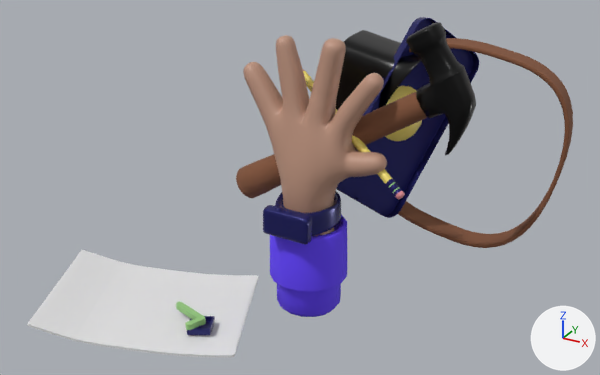
Renders of the glTF model frontend/static/assets/gameModels/webexperience.gltf from each side of a commit.
The view is the same before and after, from a 50 mm lens placed at (5.39, -10.06, 6.37), pointed at (-0.26, 0.22, 1.23). The lights are fixed; the arrows at lower right show +X, +Y and +Z. Where no turn or scale is listed for an object, it has been applied to the vertices.

Before the edit, the objects in view are built like this:
```python
ob_cuffs = bpy.data.objects.new('cuffs', me_cube_007)
ob_cuffs.location = (0.0, 0.0, 0.0)
ob_emoji = bpy.data.objects.new('Emoji', me_sphere_001)
ob_emoji.location = (0.0, 0.0, 0.0)
ob_hammer = bpy.data.objects.new('Hammer', me_cylinder_002)
ob_hammer.location = (0.0, 0.0, 0.0)
ob_hand = bpy.data.objects.new('hand', me_cube_002)
ob_hand.location = (0.0, 0.0, 0.0)
ob_iphone_13 = bpy.data.objects.new('iphone 13', me_cube_006)
ob_iphone_13.location = (0.0, 0.0, 0.0)
ob_paper = bpy.data.objects.new('paper', me_plane)
ob_paper.location = (-2.16, -0.85, -0.94)
ob_pencil = bpy.data.objects.new('pencil', me_cylinder_003)
ob_pencil.location = (0.0, 0.0, 0.0)
ob_vr_headsest = bpy.data.objects.new('vr headsest', me_cube_003)
ob_vr_headsest.location = (0.0, 0.0, 0.0)
ob_watch = bpy.data.objects.new('watch', me_cube_004)
ob_watch.location = (0.0, 0.0, 0.0)
# also in view: 'Checkmark' at (-1.69, -0.95, -0.86)
```
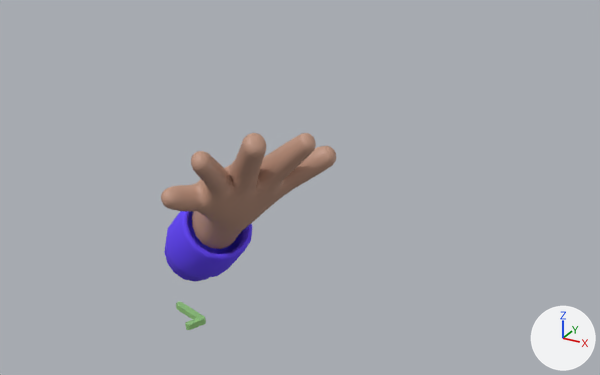
Changed parts and their boxes (x1, y1, x2, y2) in the pictures (600 x 375 px):
'hand', moved, turned: before (243, 35, 387, 236); after (161, 133, 336, 249)
'paper', deleted: before (27, 250, 258, 358)
'cuffs', moved, turned: before (270, 214, 347, 317); after (164, 211, 252, 282)
'vr headsest', deleted: before (336, 30, 573, 248)
'Hammer', deleted: before (236, 22, 476, 198)
'iphone 13', deleted (blue): before (336, 17, 479, 218)
'watch', deleted (blue): before (263, 191, 341, 244)
'pencil', deleted (yellow): before (303, 69, 405, 199)
'Emoji', deleted (yellow): before (385, 86, 422, 141)

What changed in the scene script:
```text
Change ob_cuffs:
    ob_cuffs.location: (0.0, 0.0, 0.0) -> (-2.0, 0.0, 0.0)
    ob_cuffs.rotation_euler: (0.0, 0.0, 0.0) -> (-0.783, -0.111, -2.165)  # degrees (0, 0, 0) -> degrees (-45, -6.4, -124)
Remove ob_emoji:
    ob_emoji = bpy.data.objects.new('Emoji', me_sphere_001)
    ob_emoji.location = (0.0, 0.0, 0.0)
Remove ob_hammer:
    ob_hammer = bpy.data.objects.new('Hammer', me_cylinder_002)
    ob_hammer.location = (0.0, 0.0, 0.0)
Change ob_hand:
    ob_hand.location: (0.0, 0.0, 0.0) -> (-2.0, 0.0, 0.0)
    ob_hand.rotation_euler: (0.0, 0.0, 0.0) -> (-0.783, -0.111, -2.165)  # degrees (0, 0, 0) -> degrees (-45, -6.4, -124)
Remove ob_iphone_13:
    ob_iphone_13 = bpy.data.objects.new('iphone 13', me_cube_006)
    ob_iphone_13.location = (0.0, 0.0, 0.0)
Remove ob_pencil:
    ob_pencil = bpy.data.objects.new('pencil', me_cylinder_003)
    ob_pencil.location = (0.0, 0.0, 0.0)
Remove ob_vr_headsest:
    ob_vr_headsest = bpy.data.objects.new('vr headsest', me_cube_003)
    ob_vr_headsest.location = (0.0, 0.0, 0.0)
Remove ob_watch:
    ob_watch = bpy.data.objects.new('watch', me_cube_004)
    ob_watch.location = (0.0, 0.0, 0.0)
Remove ob_paper:
    ob_paper = bpy.data.objects.new('paper', me_plane)
    ob_paper.location = (-2.16, -0.85, -0.94)
```
